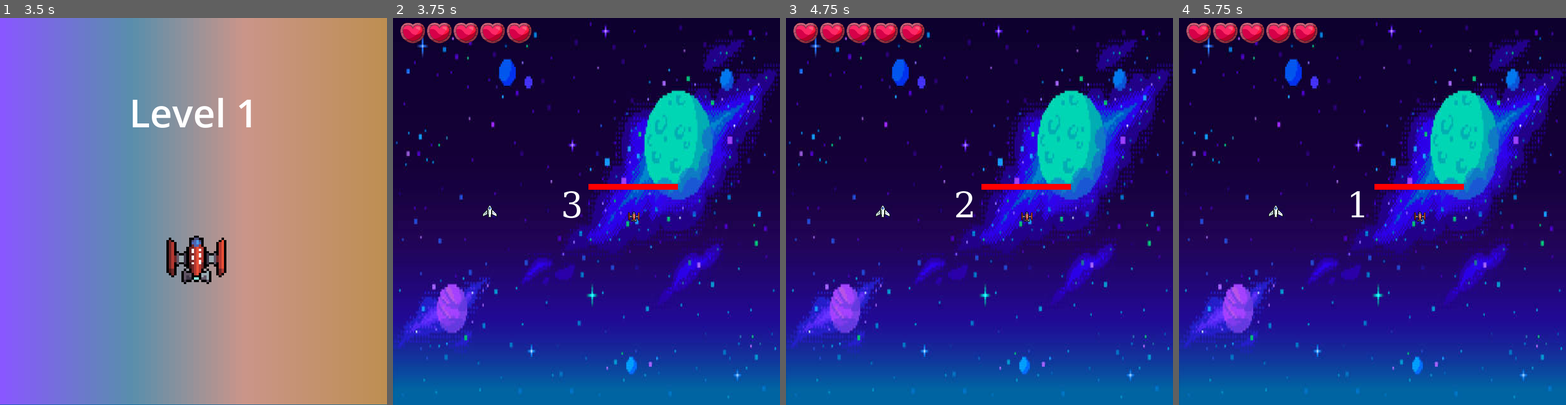
Above: before the commit, frames 1-4 (left to right).
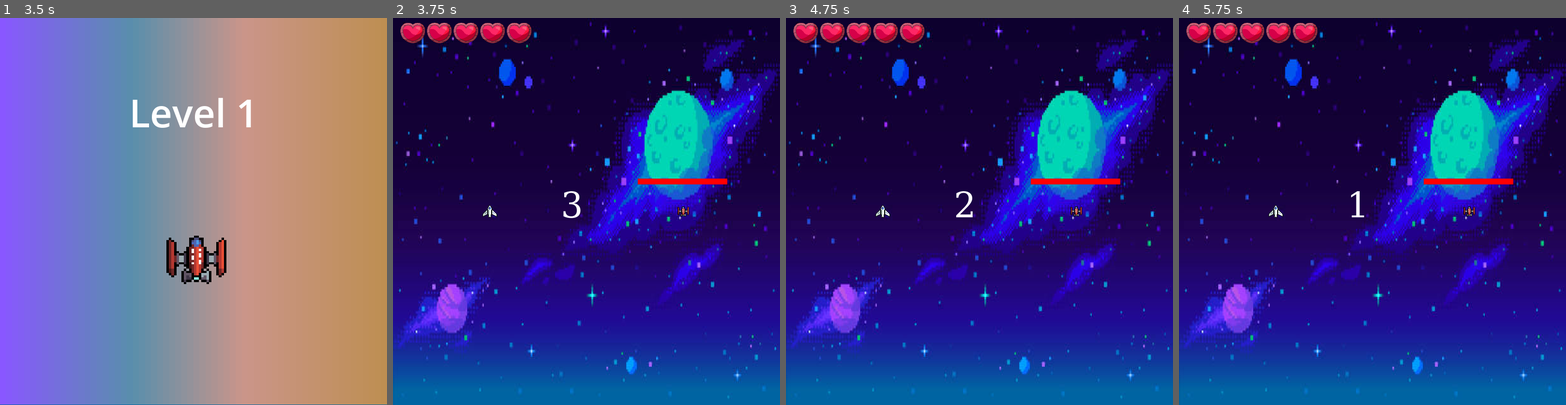
Above: after the commit, the same moments.

Repository: ChevalMonsieur/sae_projet_innov
Game: Godot game, scene res://scenes/main_menu.tscn
Two runs of this game, one before a commit and one after it. Both use one fixed random seed, a clock stepped at 60 frames per second and the inputs below.
Inputs (mouse positions are in pixels of both pictures, inside the frame that each line leads up to):
- Up to frame 1 (3.5 s): click "Play" at 0.5 s; tap Enter at 1.25, 2.75 s; move the mouse to (278, 192) at 1.27 s; hold Right 1.28-2.03 s; hold R 1.28-2.03 s; tap Space at 2 s; move the mouse to (116, 230) at 2.02 s; hold Down 2.03-2.78 s; tap R at 2.1, 3.05 s; move the mouse to (232, 126) at 2.77 s; hold Right from 2.78 s (still down); hold Z from 2.78 s (still down)
- Up to frame 2 (3.75 s): tap Space at 3.5 s; move the mouse to (567, 288) at 3.52 s; release Right at 3.53 s; release Z at 3.53 s; hold Up from 3.53 s (still down); tap Q at 3.6 s
- Up to frame 3 (4.75 s): tap R at 3.8 s; tap Enter at 4.25 s; move the mouse to (1095, 269) at 4.27 s; release Up at 4.28 s; hold Left from 4.28 s (still down); hold R from 4.28 s (still down)
- Up to frame 4 (5.75 s): keep holding Left; tap Space at 5 s; move the mouse to (1256, 153) at 5.02 s; release R at 5.03 s; tap R at 5.1 s

Frame 1 is identical in both runs. In frame 2, 0.8% of the frame differs, in the area x 50-87%, y 41-53%; in frame 3, 0.8%; in frame 4, 0.8%.
Error after the commit: Invalid access to property or key 'player' on a base object of type 'Nil'. (res://scripts/boss.gd:62)

Commit message:
mouvement boss

Diff:
--- a/projet_godot/scripts/boss.gd
+++ b/projet_godot/scripts/boss.gd
@@ -14,11 +14,19 @@
 @onready var lance_missile_scene: PackedScene = preload("res://scenes/prefabs/lance_missile.tscn")
 @onready var sprite = $AnimatedSprite2D
 
+enum BehaviorType {CIRCLE, DASH, DODGE}
+var current_behavior: BehaviorType
+var behavior_timer: float = 0
+var circle_center: Vector2
+var circle_angle: float = 0
+var dash_target: Vector2
+var dodge_direction: Vector2
 var timer_bullet: float = cooldown_bullet
 var shield: int = max_shield
 
 func _ready():
 	sprite.animation_finished.connect(_on_animation_finished)
+	change_behavior()
 
 func _physics_process(delta):
 	if GameManager.current_state == GameManager.STATE.IN_GAME:
@@ -33,11 +41,6 @@
 		else:
 			GameManager.current_state = GameManager.STATE.ENDED
 
-	elif GameManager.current_state == GameManager.STATE.DEATH_AI_ANIM:
-		if sprite.frame == 22:
-			GameManager.instance.new_round()
-			GameManager.current_state = GameManager.STATE.IN_GAME
-
 func _on_animation_finished():
 	print("Animation finished:", sprite.animation)
 	print("Current state:", GameManager.current_state)
@@ -45,16 +48,54 @@
 		print("Starting new round")
 		GameManager.instance.new_round()
 
+func change_behavior():
+	match GameManager.current_round:
+		1:
+			current_behavior = BehaviorType.CIRCLE
+		2, 3:
+			current_behavior = randi() % 2 if current_behavior == BehaviorType.CIRCLE else BehaviorType.CIRCLE
+		_:
+			current_behavior = randi() % BehaviorType.size()
+
+	match current_behavior:
+		BehaviorType.CIRCLE:
+			circle_center = GameManager.instance.player.position
+			circle_angle = 0
+		BehaviorType.DASH:
+			dash_target = GameManager.instance.player.position
+		BehaviorType.DODGE:
+			dodge_direction = Vector2(randf_range(-1, 1), randf_range(-1, 1)).normalized()
+
+	behavior_timer = randf_range(3.0, 5.0)
 
 func check_movement() -> void:
-	velocity = Vector2.ZERO
-
-	if (Input.is_key_pressed(KEY_UP)): velocity.y -= 1
-	if (Input.is_key_pressed(KEY_DOWN)): velocity.y += 1
-	if (Input.is_key_pressed(KEY_LEFT)): velocity.x -= 1
-	if (Input.is_key_pressed(KEY_RIGHT)): velocity.x += 1
-
-	velocity = velocity.normalized() * speed
+	behavior_timer -= get_process_delta_time()
+	if behavior_timer <= 0:
+		change_behavior()
+
+	match current_behavior:
+		BehaviorType.CIRCLE:
+			var radius = 200
+			circle_angle += get_process_delta_time() * speed/100
+			var target = circle_center + Vector2(cos(circle_angle), sin(circle_angle)) * radius
+			velocity = (target - position).normalized() * speed
+
+		BehaviorType.DASH:
+			if position.distance_to(dash_target) < 50:
+				dash_target = GameManager.instance.player.position
+			velocity = (dash_target - position).normalized() * speed * 1.5
+
+		BehaviorType.DODGE:
+			var to_player = GameManager.instance.player.position - position
+			var distance = to_player.length()
+
+			if distance < 100:
+				velocity = -to_player.normalized() * speed
+			elif distance > 300:
+				velocity = to_player.normalized() * speed
+			else:
+				velocity = dodge_direction * speed
+
 	move_and_slide()
 
 func check_rotation() -> void:
@@ -85,6 +126,7 @@
 		GameManager.current_state = GameManager.STATE.DEATH_AI
 
 func new_round() -> void:
+	position = base_position
 	for child in get_children():
 		if child is LanceMissile:
 			child.queue_free()
@@ -95,14 +137,14 @@
 			max_shield = 5
 			cooldown_bullet = 5
 			shield = max_shield
-			speed = 50
+			speed = 70
 			find_child("CollisionShape2D").shape.size = Vector2(4.8, 4.4)
 		2:
 			sprite.play("boss_2")
 			max_shield = GameManager.current_round * 10
 			cooldown_bullet = 0.5 / GameManager.current_round
 			shield = max_shield
-			speed = min(GameManager.current_round * 50, 200)
+			speed = 90
 
 			find_child("CollisionShape2D").shape.size = Vector2(7.2, 7.8)
 
@@ -115,7 +157,7 @@
 		3:
 			sprite.play("boss_3")
 			max_shield = GameManager.current_round * 10
-			cooldown_bullet = 0.5 / GameManager.current_round
+			cooldown_bullet = 110
 			shield = max_shield
 			speed = min(GameManager.current_round * 50, 200)
 
@@ -134,7 +176,7 @@
 			max_shield = GameManager.current_round * 10
 			cooldown_bullet = 0.5 / GameManager.current_round
 			shield = max_shield
-			speed = min(GameManager.current_round * 50, 200)
+			speed = 90
 
 			find_child("CollisionShape2D").shape.size = Vector2(14.4, 17.4)
 
@@ -159,7 +201,7 @@
 			max_shield = GameManager.current_round * 10
 			cooldown_bullet = 0.5 / GameManager.current_round
 			shield = max_shield
-			speed = min(GameManager.current_round * 50, 200)
+			speed = 100
 			find_child("CollisionShape2D").shape.size = Vector2(14.4, 20)
 		_:
 			sprite.play("boss_5")
@@ -170,3 +212,5 @@
 			find_child("CollisionShape2D").shape.size = Vector2(14.4, 20)
 	if GameManager.instance and GameManager.instance.ui:
 		GameManager.instance.ui.update_boss_health_bar(shield, max_shield)
+
+	change_behavior()
Binary file removed: projet_godot/sprites/background/asus-tuf565dv-al037t-15-ryzen-5-21-ghz-ssd-512-go-8-go-nvidia-geforce-rtx-2060-azerty-français.jpg
Not shown, removed: projet_godot/sprites/background/asus-tuf565dv-al037t-15-ryzen-5-21-ghz-ssd-512-go-8-go-nvidia-geforce-rtx-2060-azerty-français.jpg.import
